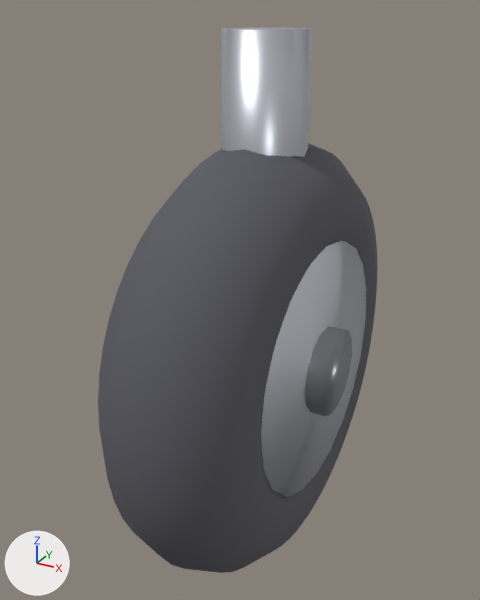
One commit to the glTF model models/wheel.glb: the scene before it, then after it.
The view is the same before and after, from a 50 mm camera at (0.559, -1.113, 0.519) aimed at (-0.044, -0.017, -0.029). The lights are fixed; the arrows at lower left show +X, +Y and +Z. The older version comes first. Vertices at exactly the same position are counted once.

Objects in the first picture: 'wheel'.
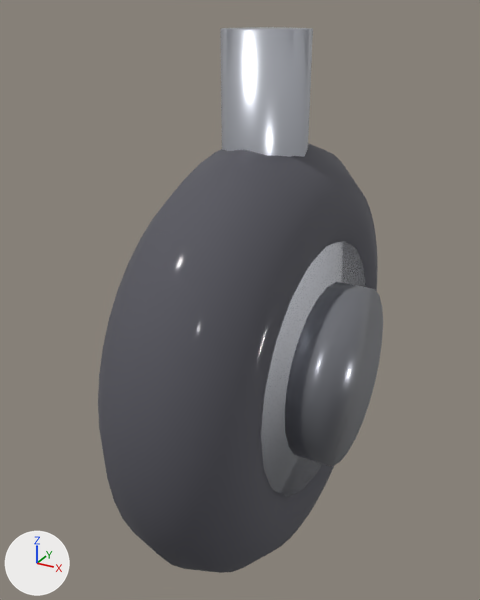
The edits, one by one:
me_torus_009 is used by ob_wheel; location (0.0, 0.0, 0.0).
me_torus_009 had 668 vertices, 1324 faces and spanned x -0.168..0.168, y -0.45..0.45, z -0.6..0.486.
me_torus_009 now has 716 vertices, 1416 faces and spans x -0.18..0.204, y -0.45..0.45, z -0.6..0.486.
Part 1, on me_torus_009:
16 vertices are removed from x -0.168..0.168, y -0.09..0.09, z -0.238..-0.062.
48 faces are deleted.
12 vertices move from x 0.168, y -0.09..0.081, z -0.238..-0.062 to x 0.204, y -0.174..0.174, z -0.33..-0.103.
12 vertices are added at x 0.132, y -0.18..0.18, z -0.15..0.03.
12 new vertices lie (-0.072, 0.0, 0.0) away from vertices in x 0.168, y -0.09..0.081, z -0.238..-0.062.
12 new vertices lie (0.072, 0.0, 0.0) away from vertices in x 0.132, y -0.18..0.18, z -0.15..0.03.
88 new faces join them, mat_hub (grey #999ba4).
Other edits to the shape of me_torus_009 do not show in these pictures.

What differs and where, as boxes [x1, y1, x2, y2] in the pictures (480 x 600 px):
'wheel', reshaped: before [98, 27, 378, 573]; after [98, 27, 383, 573]
part 1 of me_torus_009, built on: before [305, 326, 352, 416]; after [285, 282, 383, 466]
